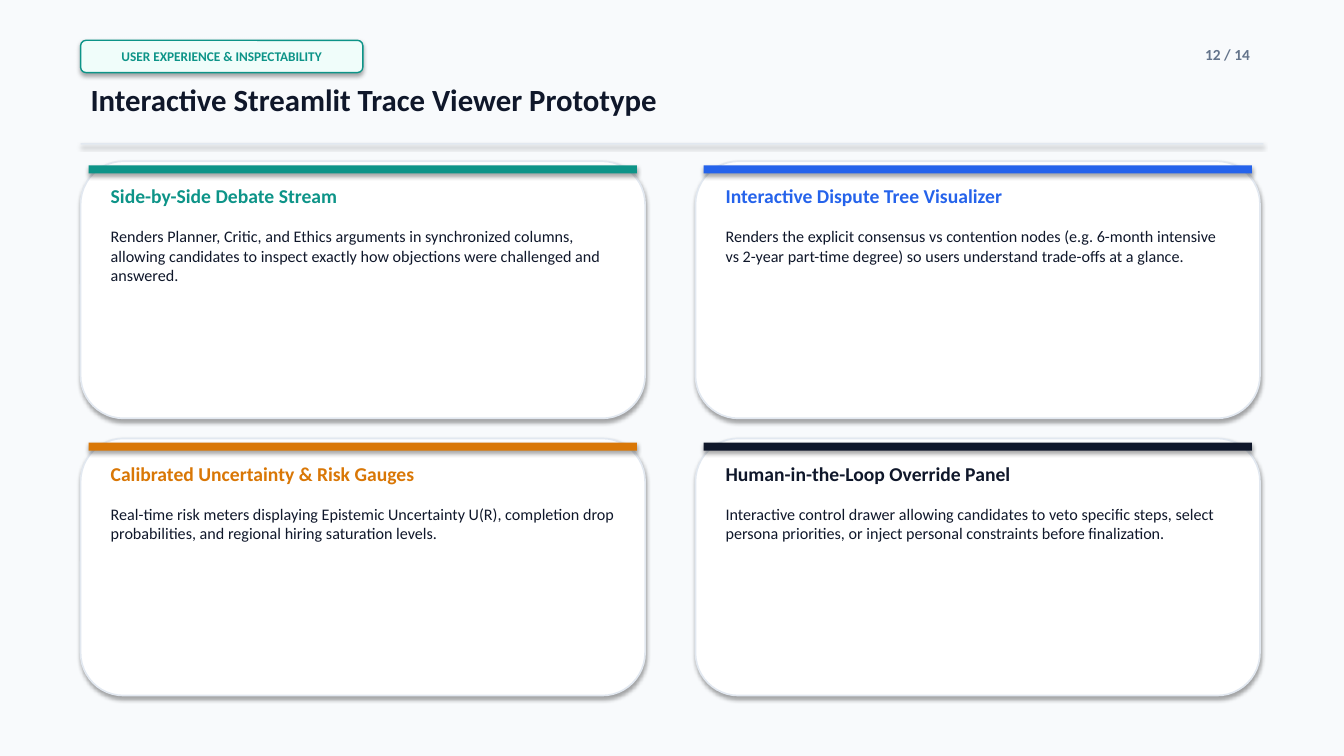
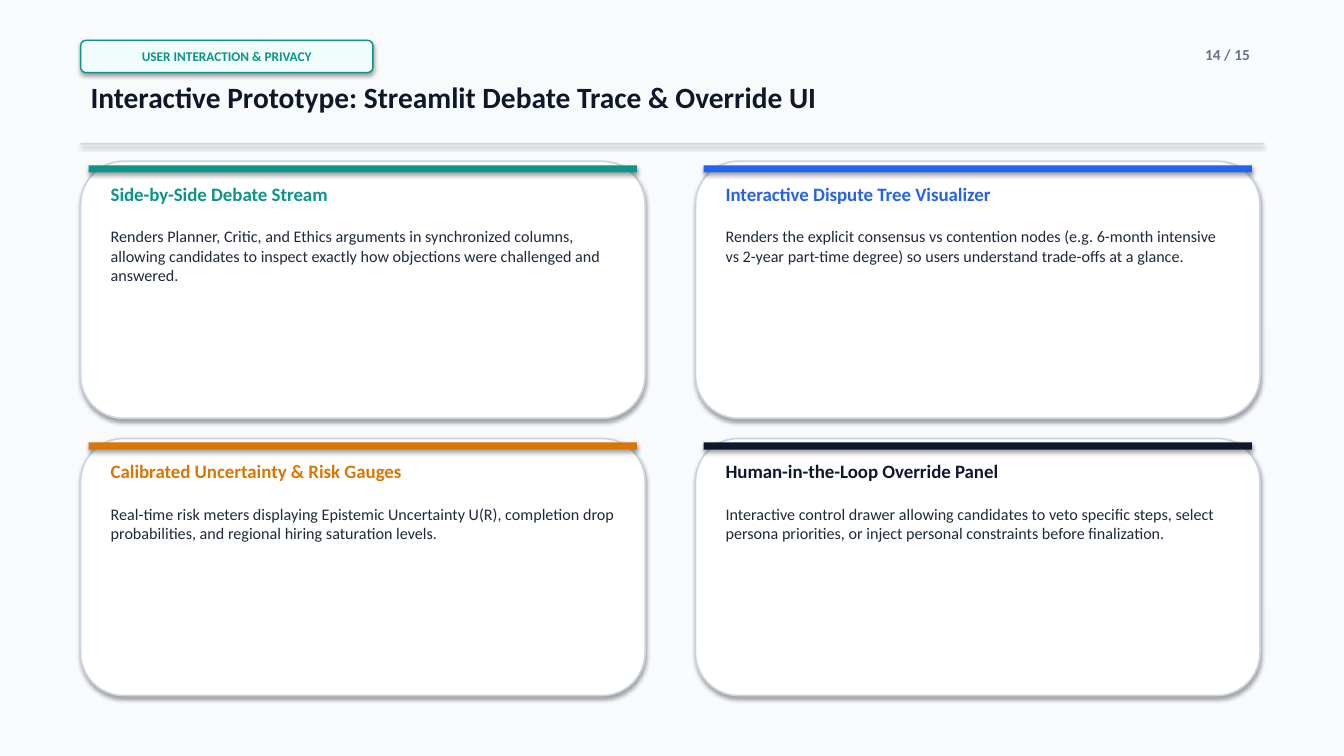
Before and after one commit to parth2024-tech/rai-project, a slide deck: slide 14 of Debate_Career_Guidance_Agent_Presentation.pptx (slide 12 before the commit). Drawn at 1344x756 pixels with LibreOffice and Linux fonts; fonts in the diff are those of the drawing. Boxes give left, top, right and bottom in pixels: in the first picture for what was removed or moved away, otherwise in the second. Text is boxed around its words. In the diff, an @@ line names an element or a change of style, - is before the commit and + after.

Commit message:
feat: implement human-crafted 15-slide deck with native flowcharts, literature survey, and outcome metrics

```diff
--- a/Debate_Career_Guidance_Agent_Presentation.pptx
+++ b/Debate_Career_Guidance_Agent_Presentation.pptx
@@ rounded rectangle "USER INTERACTION & PRIVACY": place and size @@
-rounded rectangle "USER INTERACTION & PRIVACY" at bbox=[81, 40, 363, 73]
+rounded rectangle "USER INTERACTION & PRIVACY" at bbox=[81, 40, 373, 73]
@@ text in rounded rectangle at bbox=[142, 52, 312, 61]: text changed @@
-USER EXPERIENCE & INSPECTABILITY
+USER INTERACTION & PRIVACY
@@ text at bbox=[1205, 50, 1250, 60]: text changed @@
-12 / 14
+14 / 15
@@ text at bbox=[91, 87, 816, 113]: text changed; size 22 to 21 pt @@
-Interactive Streamlit Trace Viewer Prototype
+Interactive Prototype: Streamlit Debate Trace & Override UI
@@ rectangle at bbox=[81, 143, 1263, 144]: fill #E2E8F0 to #CBD5E1 @@
@@ outline #E2E8F0 1.2 pt to #CBD5E1 1.2 pt in 4 elements at bbox=[81, 161, 645, 418], bbox=[696, 161, 1260, 418], bbox=[81, 439, 645, 696], bbox=[696, 439, 1260, 696] @@
@@ size 14 to 13.5 pt in 4 elements at bbox=[111, 187, 328, 204], bbox=[726, 187, 990, 204], bbox=[111, 464, 401, 482], bbox=[726, 464, 998, 481] @@
@@ text colour #0F172A to #1E293B in 4 elements at bbox=[111, 230, 600, 281], bbox=[726, 230, 1216, 265], bbox=[111, 508, 614, 542], bbox=[726, 508, 1214, 542] @@
```
Also in this commit, not shown: 9 other slides changed, 5 slides added, 4 slides removed, 3 other files.
